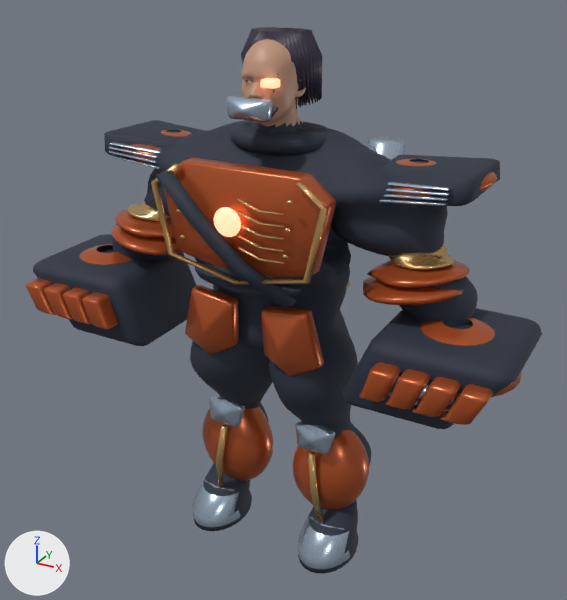
Before and after pictures for a commit that changed the FBX model Assets/Alterverse/Resources/AuthoredHeroes/Rook.fbx.
Both versions are drawn from a 50 mm lens placed at (1.227, -2.218, 2.081), pointed at (0.022, -0.027, 0.985). Arrows for +X, +Y and +Z are at lower left; the lights stay in place. The older version comes first. Vertices at exactly the same position are counted once.

Script lines for the objects in view, before the commit:
```python
ob_df_anatomy = bpy.data.objects.new('DF_Anatomy', me_df_anatomy)
ob_df_anatomy.location = (0.0, 0.0, 0.0)
ob_df_gauntletl = bpy.data.objects.new('DF_GauntletL', me_df_gauntletl)
ob_df_gauntletl.location = (0.0, 0.0, 0.0)
ob_df_gauntletr = bpy.data.objects.new('DF_GauntletR', me_df_gauntletr)
ob_df_gauntletr.location = (0.0, 0.0, 0.0)
```
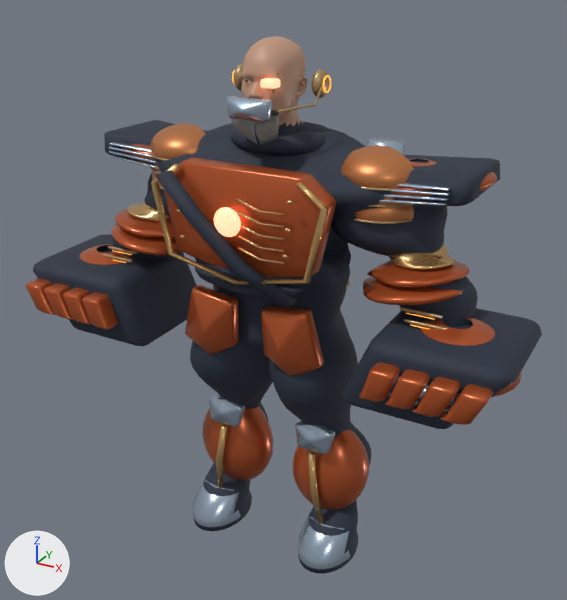
Where the change shows, as pixel boxes (x1, y1, x2, y2) in the pictures (567 x 600 px):
'DF_Anatomy', reshaped
    before: (104, 27, 500, 574)
    after: (102, 37, 500, 574)
part 1 of me_df_anatomy, added
    after: (234, 64, 243, 91)
part 2 of me_df_anatomy, added
    after: (108, 246, 138, 254)
part 3 of me_df_anatomy, added
    after: (102, 254, 132, 262)
part 4 of me_df_anatomy, added
    after: (311, 69, 330, 98)
part 5 of me_df_anatomy, added
    after: (400, 307, 443, 319)
part 6 of me_df_anatomy, added
    after: (404, 319, 447, 330)
part 7 of me_df_anatomy, deleted
    before: (241, 27, 322, 109)
part 8 of me_df_anatomy, built on (mostly hidden before)
    before: (271, 106, 279, 118)
    after: (150, 70, 414, 224)

Patch to the scene script:
```diff
--- a/Assets/Alterverse/Resources/AuthoredHeroes/Rook.fbx.py
+++ b/Assets/Alterverse/Resources/AuthoredHeroes/Rook.fbx.py
@@ me_df_anatomy @@
-me_df_anatomy.from_pydata(...)  # 21086 vertices, 20026 faces; spans x -0.69..0.69, y -0.36..0.28, z 0.02..1.87
+me_df_anatomy.from_pydata(...)  # 25204 vertices, 29446 faces; spans x -0.69..0.69, y -0.36..0.28, z 0.02..1.86
+# me_df_anatomy part 1: a new loose piece, a UV sphere (28 segments, 14 rings, poles along z) spanning x -0.164..-0.114, y -0.044..0.034, z 1.679..1.765, in mat_brakk_concept_surface_4 (brown #b5996f)
+# me_df_anatomy part 2: a new loose piece, a 10-sided cylinder along x spanning x -0.6277..-0.4977, y -0.1682..-0.1587, z 1.1052..1.1152, in mat_brakk_concept_surface_4 (brown #b5996f)
+# me_df_anatomy part 3: a new loose piece, a 10-sided cylinder along x spanning x -0.6466..-0.5166, y -0.1789..-0.1694, z 1.0749..1.0849, in mat_brakk_concept_surface_4 (brown #b5996f)
+# me_df_anatomy part 4: a new loose piece, a UV sphere (28 segments, 14 rings, poles along z) spanning x 0.114..0.164, y -0.044..0.034, z 1.679..1.765, in mat_brakk_concept_surface_4 (brown #b5996f)
+# me_df_anatomy part 5: a new loose piece, a 10-sided cylinder along x spanning x 0.4977..0.6277, y -0.1682..-0.1587, z 1.1052..1.1152, in mat_brakk_concept_surface_4 (brown #b5996f)
+# me_df_anatomy part 6: a new loose piece, a 10-sided cylinder along x spanning x 0.5166..0.6466, y -0.1789..-0.1694, z 1.0749..1.0849, in mat_brakk_concept_surface_4 (brown #b5996f)
+# me_df_anatomy part 7: 52 loose pieces with 1392 vertices, spanning x -0.13..0.13, y -0.16..0.12, z 1.63..1.87, are deleted
+# me_df_anatomy part 8: 19 vertices moved within x -0.04..0.04, y -0.16, z 1.63; 61 vertices removed from x -0.07..0.07, y -0.16..-0.14, z 1.63..1.67; 3315 vertices added at x -0.48..0.48, y -0.27..0.02, z 1.26..1.75
+# other edits to the shape of me_df_anatomy do not show in these pictures
 me_df_anatomy.materials.append(mat_skin)
@@ me_df_anatomy @@
 me_df_anatomy.materials.append(mat_energy)
+me_df_anatomy.materials.append(mat_brakk_concept_surface_0)  # dark blue #2c323f
+me_df_anatomy.materials.append(mat_brakk_concept_surface_2)  # orange #c27c4b
+me_df_anatomy.materials.append(mat_brakk_concept_surface_3)  # orange #ffa63f, glowing orange #ffa63f
+me_df_anatomy.materials.append(mat_brakk_concept_surface_4)  # brown #b5996f
+me_df_anatomy.materials.append(mat_brakk_concept_surface_5)  # grey #8b8e89
```
